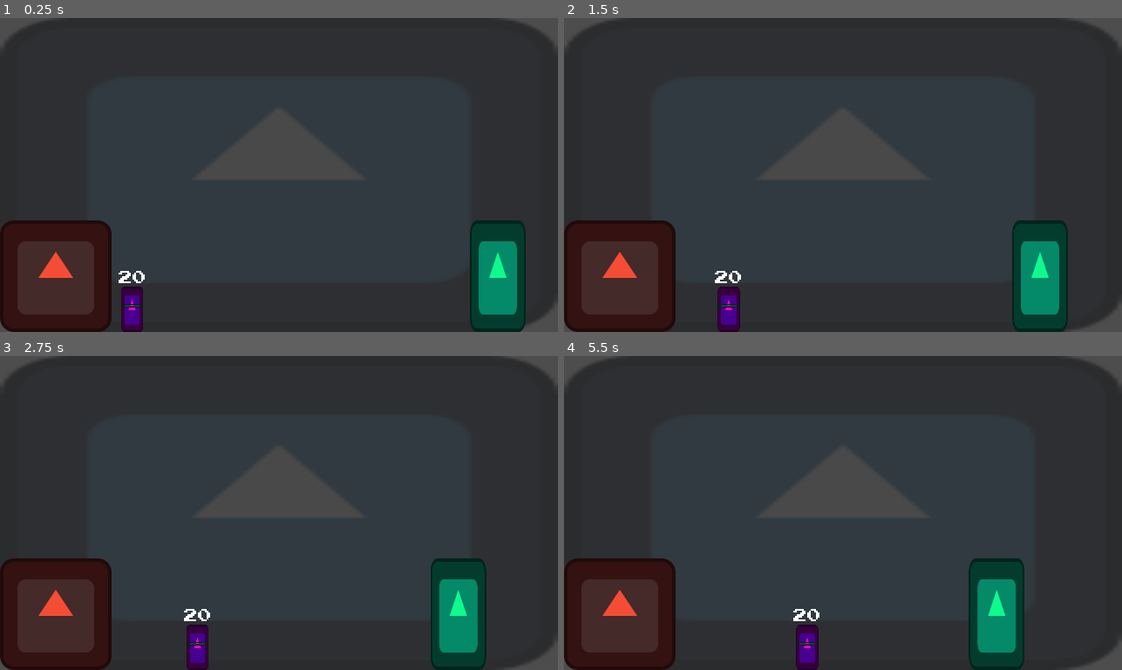
Above: before the commit, frames 1-4 (two rows, left to right).
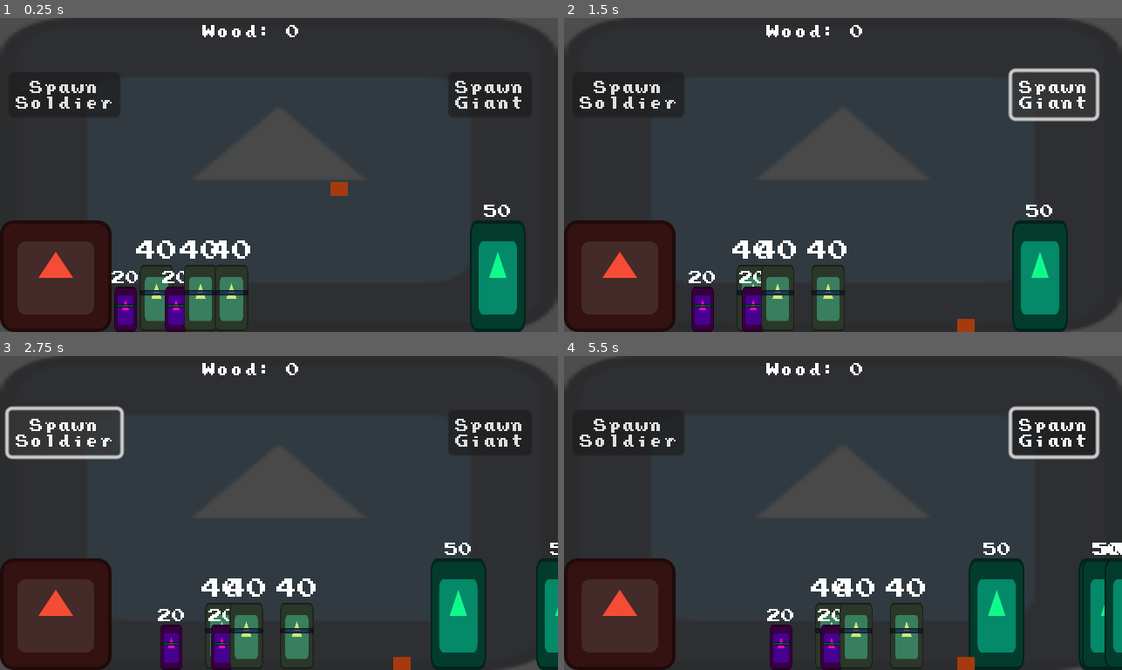
Above: after the commit, the same moments.

Repository: pjz987/Hephaestus
Game: Godot game, scene res://battle.tscn
Same seed, same stepped clock (60 frames per second), same inputs: the game is played once before the commit and once after it. The engine's default icon, where the game draws it, is replaced by a stand-in: a white triangle on a blue panel in a dark square.
Inputs (mouse positions are in pixels of both pictures, inside the frame that each line leads up to):
- Up to frame 1 (0.25 s): no input
- Up to frame 2 (1.5 s): click (630, 93) at 0.5 s, where only the run after the commit has a clickable "Spawn Soldier"; click (1055, 93) at 1.25 s, where only the run after the commit has a clickable "Spawn Giant"
- Up to frame 3 (2.75 s): click (66, 431) at 2 s, where only the run after the commit has a clickable "Spawn Soldier"
- Up to frame 4 (5.5 s): click (1055, 431) at 2.75 s, where only the run after the commit has a clickable "Spawn Giant"; click (630, 431) at 3.5 s, where only the run after the commit has a clickable "Spawn Soldier"; click (1055, 431) at 4.25 s, where only the run after the commit has a clickable "Spawn Giant"; move the mouse to (965, 497) at 5.02 s

The runs differ from the first frame. In frame 1, 4.9% of the frame differs, in the area x 2-94%, y 2-100%; in frame 2, 5.9%; in frame 3, 7.5%; in frame 4, 8.8%, in the area x 2-100%, y 2-100%.
Error after the commit: Invalid access to property or key 'attack' on a base object of type 'RigidBody2D (wood.gd)'. (res://giant.gd:73)

Commit message:
stuff

Diff:
--- /dev/null
+++ b/GameManager.gd
@@ -0,0 +1,22 @@
+extends Node
+
+
+var resources = {
+	'wood': 0,
+	'iron': 0,
+	'stone': 0
+}
+
+#enum RESOURCE {WOOD, IRON, STONE}
+
+signal resource_change
+
+
+
+func resource_spend(resource_name):
+	resources[resource_name] -= 1
+	resource_change.emit()
+
+func resource_pickup(resource_name):
+	resources[resource_name] += 1
+	resource_change.emit()
--- /dev/null
+++ b/battle.gd
@@ -0,0 +1,33 @@
+extends Node2D
+
+@onready var SOLDIER_SCENE = load('res://soldier.tscn')
+@onready var GIANT_SCENE = load('res://giant.tscn')
+
+@onready var soldier_spawn_point = $SoldierSpawnPoint
+@onready var giant_spawn_point = $GiantSpawnPoint
+@onready var resources_label = $UI/ResourcesLabel
+
+func _ready():
+	GameManager.resource_change.connect(_on_resource_changed)
+
+func _on_spawn_soldier_button_button_down():
+	if GameManager.resources.wood >= 1:
+		GameManager.resource_spend('wood')
+		var soldier = SOLDIER_SCENE.instantiate()
+		add_child(soldier)
+		soldier.global_position = soldier_spawn_point.position
+	#else:
+		#print('nah nah nah')
+
+
+func _on_spawn_giant_button_button_down():
+	var giant = GIANT_SCENE.instantiate()
+	add_child(giant)
+	giant.global_position = giant_spawn_point.position
+
+func _on_resource_changed():
+	update_resources()
+
+func update_resources():
+	var wood_count = GameManager.resources['wood']
+	resources_label.text = 'Wood: ' + str(wood_count)
--- a/battle.tscn
+++ b/battle.tscn
@@ -1,18 +1,27 @@
-[gd_scene load_steps=4 format=3 uid="uid://cy73dc8nf5c4w"]
+[gd_scene load_steps=8 format=3 uid="uid://cy73dc8nf5c4w"]
 
 [ext_resource type="Texture2D" uid="uid://jejcgnuvw6d4" path="res://icon.svg" id="1_1u7h3"]
+[ext_resource type="Script" path="res://battle.gd" id="1_i40am"]
 [ext_resource type="PackedScene" uid="uid://cv6bexvroye4v" path="res://giant.tscn" id="2_v0u1n"]
 [ext_resource type="PackedScene" uid="uid://cf5uo5iltjxbx" path="res://soldier.tscn" id="3_lpfun"]
+[ext_resource type="PackedScene" uid="uid://c3xctb61ngcat" path="res://ui.tscn" id="4_ode7y"]
+[ext_resource type="PackedScene" uid="uid://bj3fwj0k6asmk" path="res://wood.tscn" id="6_kyfsu"]
+
+[sub_resource type="RectangleShape2D" id="RectangleShape2D_w2hoq"]
+size = Vector2(320.5, 34)
 
 [node name="Battle" type="Node2D"]
+script = ExtResource("1_i40am")
 
 [node name="Background" type="Sprite2D" parent="."]
 modulate = Color(0.270588, 0.270588, 0.270588, 0.490196)
+z_index = -1
 scale = Vector2(2.5, 1.40625)
 texture = ExtResource("1_1u7h3")
 centered = false
 
 [node name="Forge" type="Node2D" parent="."]
+z_index = 1
 
 [node name="Icon" type="Sprite2D" parent="Forge"]
 modulate = Color(0.960784, 0.298039, 0.211765, 1)
@@ -26,3 +35,40 @@
 
 [node name="Soldier" parent="." instance=ExtResource("3_lpfun")]
 position = Vector2(72, 180)
+
+[node name="Soldier2" parent="." instance=ExtResource("3_lpfun")]
+position = Vector2(86, 180)
+
+[node name="Soldier3" parent="." instance=ExtResource("3_lpfun")]
+position = Vector2(101, 180)
+
+[node name="Soldier4" parent="." instance=ExtResource("3_lpfun")]
+position = Vector2(115, 180)
+
+[node name="Soldier5" parent="." instance=ExtResource("3_lpfun")]
+position = Vector2(129, 180)
+
+[node name="UI" parent="." instance=ExtResource("4_ode7y")]
+
+[node name="SoldierSpawnPoint" type="Node2D" parent="."]
+position = Vector2(44, 180)
+
+[node name="GiantSpawnPoint" type="Node2D" parent="."]
+position = Vector2(338, 180)
+
+[node name="Floor" type="StaticBody2D" parent="."]
+position = Vector2(0, 180)
+collision_layer = 8
+collision_mask = 0
+
+[node name="CollisionShape2D" type="CollisionShape2D" parent="Floor"]
+position = Vector2(160.75, 17)
+shape = SubResource("RectangleShape2D_w2hoq")
+
+[node name="Wood" parent="." instance=ExtResource("6_kyfsu")]
+position = Vector2(164, 86)
+
+[connection signal="button_down" from="UI/SpawnSoldierButton" to="." method="_on_spawn_soldier_button_button_down"]
+[connection signal="button_down" from="UI/SpawnGiantButton" to="." method="_on_spawn_giant_button_button_down"]
+
+[editable path="UI"]
--- a/giant.gd
+++ b/giant.gd
@@ -17,10 +17,15 @@
 
 @onready var ray_cast_2d = $RayCast2D
 @onready var animation_player = $AnimationPlayer
+@onready var label = $Label
+@onready var resource_spawn_point = $ResourceSpawnPoint
 
+@onready var WOOD_SCENE = load('res://wood.tscn')
 
 
 func _ready():
+	health = max_health
+	label.text = str(health)
 	if randf() >= 0.5:
 		start_resting()
 	else:
@@ -60,3 +65,20 @@
 	state = STATE.MOVE
 	await get_tree().create_timer(move_period_base).timeout
 	start_resting()
+
+
+
+func _on_hurtbox_area_entered(area):
+	# TODO this attacked the wood, not the soldiers and crashed
+	health -= area.get_parent().attack
+	if health <= 0:
+		die()
+	label.text = str(health)
+
+func die():
+	var wood_count = randi_range(3, 5)
+	for _i in range(wood_count):
+		var wood = WOOD_SCENE.instantiate()
+		get_tree().current_scene.add_child(wood)
+		wood.global_position = resource_spawn_point.global_position
+	queue_free()
--- a/giant.tscn
+++ b/giant.tscn
@@ -1,13 +1,29 @@
-[gd_scene load_steps=8 format=3 uid="uid://cv6bexvroye4v"]
+[gd_scene load_steps=10 format=3 uid="uid://cv6bexvroye4v"]
 
 [ext_resource type="Script" path="res://giant.gd" id="1_4qho0"]
 [ext_resource type="Texture2D" uid="uid://jejcgnuvw6d4" path="res://icon.svg" id="1_8vswq"]
+[ext_resource type="Theme" uid="uid://cjf071kagw7u2" path="res://theme.tres" id="3_6gmam"]
 
 [sub_resource type="RectangleShape2D" id="RectangleShape2D_y037u"]
 size = Vector2(12, 12)
 
 [sub_resource type="RectangleShape2D" id="RectangleShape2D_rxo4t"]
 size = Vector2(32, 64)
+
+[sub_resource type="Animation" id="Animation_ayo80"]
+length = 0.001
+tracks/0/type = "value"
+tracks/0/imported = false
+tracks/0/enabled = true
+tracks/0/path = NodePath("Weapon:position")
+tracks/0/interp = 1
+tracks/0/loop_wrap = true
+tracks/0/keys = {
+"times": PackedFloat32Array(0),
+"transitions": PackedFloat32Array(1),
+"update": 0,
+"values": [Vector2(-9, -55)]
+}
 
 [sub_resource type="Animation" id="Animation_hywkq"]
 resource_name = "attack"
@@ -26,26 +42,14 @@
 "values": [Vector2(-9, -55), Vector2(-22, -55), Vector2(-22, -6), Vector2(-5, -7)]
 }
 
-[sub_resource type="Animation" id="Animation_ayo80"]
-length = 0.001
-tracks/0/type = "value"
-tracks/0/imported = false
-tracks/0/enabled = true
-tracks/0/path = NodePath("Weapon:position")
-tracks/0/interp = 1
-tracks/0/loop_wrap = true
-tracks/0/keys = {
-"times": PackedFloat32Array(0),
-"transitions": PackedFloat32Array(1),
-"update": 0,
-"values": [Vector2(-9, -55)]
-}
-
 [sub_resource type="AnimationLibrary" id="AnimationLibrary_0t73t"]
 _data = {
 "RESET": SubResource("Animation_ayo80"),
 "attack": SubResource("Animation_hywkq")
 }
+
+[sub_resource type="RectangleShape2D" id="RectangleShape2D_654nm"]
+size = Vector2(32, 64)
 
 [node name="Giant" type="CharacterBody2D"]
 collision_layer = 2
@@ -81,3 +85,25 @@
 libraries = {
 "": SubResource("AnimationLibrary_0t73t")
 }
+
+[node name="Hurtbox" type="Area2D" parent="."]
+collision_layer = 2
+
+[node name="CollisionShape2D" type="CollisionShape2D" parent="Hurtbox"]
+position = Vector2(0, -32)
+shape = SubResource("RectangleShape2D_654nm")
+
+[node name="Label" type="Label" parent="."]
+texture_filter = 1
+offset_left = -8.0
+offset_top = -73.0
+offset_right = 8.0
+offset_bottom = -65.0
+theme = ExtResource("3_6gmam")
+text = "40
+"
+
+[node name="ResourceSpawnPoint" type="Node2D" parent="."]
+position = Vector2(0, -41)
+
+[connection signal="area_entered" from="Hurtbox" to="." method="_on_hurtbox_area_entered"]
--- a/project.godot
+++ b/project.godot
@@ -15,6 +15,10 @@
 config/features=PackedStringArray("4.2", "Forward Plus")
 config/icon="res://icon.svg"
 
+[autoload]
+
+GameManager="*res://GameManager.gd"
+
 [display]
 
 window/size/viewport_width=320
@@ -27,3 +31,5 @@
 
 2d_physics/layer_1="soldiers"
 2d_physics/layer_2="giants"
+2d_physics/layer_3="resource"
+2d_physics/layer_4="floor"
--- a/soldier.gd
+++ b/soldier.gd
@@ -1,3 +1,4 @@
+class_name Soldier
 extends CharacterBody2D
 
 @export var movement_speed = 15
@@ -12,14 +13,23 @@
 @export var max_health = 20
 @export var health: int
 
-@export var attack = 10
+@export var attack = 2
+var is_hero: bool
 
+@onready var sprite_2d = $Sprite2D
 @onready var label = $Label
 @onready var ray_cast_2d = $RayCast2D
 @onready var animation_player = $AnimationPlayer
 
 func _ready():
+	is_hero = randf() > 0.8
 	health = max_health
+	if is_hero:
+		health *= 2
+		attack *= 2
+		sprite_2d.modulate = Color(0.8, 0.9, 0.5, 1.0)
+		scale *= 1.5
+
 	label.text = str(health)
 	if randf() >= 0.5:
 		start_resting()
--- a/soldier.tscn
+++ b/soldier.tscn
@@ -1,8 +1,8 @@
-[gd_scene load_steps=8 format=3 uid="uid://cf5uo5iltjxbx"]
+[gd_scene load_steps=10 format=3 uid="uid://cf5uo5iltjxbx"]
 
 [ext_resource type="Script" path="res://soldier.gd" id="1_co4ma"]
 [ext_resource type="Texture2D" uid="uid://jejcgnuvw6d4" path="res://icon.svg" id="1_w104w"]
-[ext_resource type="FontFile" uid="uid://batyxbiub3ddj" path="res://prstart.ttf" id="3_o0uyj"]
+[ext_resource type="Theme" uid="uid://cjf071kagw7u2" path="res://theme.tres" id="3_578tl"]
 
 [sub_resource type="RectangleShape2D" id="RectangleShape2D_fc6hm"]
 size = Vector2(12, 25)
@@ -10,12 +10,45 @@
 [sub_resource type="RectangleShape2D" id="RectangleShape2D_t0s6b"]
 size = Vector2(10, 24)
 
-[sub_resource type="Theme" id="Theme_2hwnq"]
-default_font = ExtResource("3_o0uyj")
-default_font_size = 8
-
 [sub_resource type="RectangleShape2D" id="RectangleShape2D_usa7s"]
 size = Vector2(12, 2)
+
+[sub_resource type="Animation" id="Animation_numkq"]
+length = 0.001
+tracks/0/type = "value"
+tracks/0/imported = false
+tracks/0/enabled = true
+tracks/0/path = NodePath("Weapon:position")
+tracks/0/interp = 1
+tracks/0/loop_wrap = true
+tracks/0/keys = {
+"times": PackedFloat32Array(0),
+"transitions": PackedFloat32Array(1),
+"update": 0,
+"values": [Vector2(0, -15)]
+}
+
+[sub_resource type="Animation" id="Animation_bd1v3"]
+resource_name = "attack"
+loop_mode = 1
+tracks/0/type = "value"
+tracks/0/imported = false
+tracks/0/enabled = true
+tracks/0/path = NodePath("Weapon:position")
+tracks/0/interp = 1
+tracks/0/loop_wrap = true
+tracks/0/keys = {
+"times": PackedFloat32Array(0, 0.3, 1),
+"transitions": PackedFloat32Array(1, 1, 1),
+"update": 0,
+"values": [Vector2(0, -15), Vector2(12, -15), Vector2(0, -15)]
+}
+
+[sub_resource type="AnimationLibrary" id="AnimationLibrary_imfsu"]
+_data = {
+"RESET": SubResource("Animation_numkq"),
+"attack": SubResource("Animation_bd1v3")
+}
 
 [node name="Soldier" type="CharacterBody2D"]
 collision_mask = 2
@@ -44,12 +77,13 @@
 offset_top = -35.0
 offset_right = 8.0
 offset_bottom = -27.0
-theme = SubResource("Theme_2hwnq")
+theme = ExtResource("3_578tl")
 text = "20
 "
 
 [node name="Weapon" type="Area2D" parent="."]
 position = Vector2(0, -15)
+collision_mask = 2
 
 [node name="Sprite2D" type="Sprite2D" parent="Weapon"]
 modulate = Color(0.4, 0.4, 0.4, 1)
@@ -62,7 +96,11 @@
 [node name="RayCast2D" type="RayCast2D" parent="."]
 position = Vector2(5, -3)
 target_position = Vector2(5, 2.08165e-12)
+collision_mask = 2
 
 [node name="AnimationPlayer" type="AnimationPlayer" parent="."]
+libraries = {
+"": SubResource("AnimationLibrary_imfsu")
+}
 
 [connection signal="area_entered" from="Hurtbox" to="." method="_on_hurtbox_area_entered"]
--- /dev/null
+++ b/theme.tres
@@ -0,0 +1,7 @@
+[gd_resource type="Theme" load_steps=2 format=3 uid="uid://cjf071kagw7u2"]
+
+[ext_resource type="FontFile" uid="uid://batyxbiub3ddj" path="res://prstart.ttf" id="1_gy0vp"]
+
+[resource]
+default_font = ExtResource("1_gy0vp")
+default_font_size = 8
--- /dev/null
+++ b/ui.tscn
@@ -0,0 +1,48 @@
+[gd_scene load_steps=4 format=3 uid="uid://c3xctb61ngcat"]
+
+[ext_resource type="Theme" uid="uid://cjf071kagw7u2" path="res://theme.tres" id="1_wacgf"]
+[ext_resource type="FontFile" uid="uid://batyxbiub3ddj" path="res://prstart.ttf" id="2_2ak3c"]
+
+[sub_resource type="FontVariation" id="FontVariation_brvwi"]
+base_font = ExtResource("2_2ak3c")
+spacing_top = 1
+
+[node name="UI" type="Control"]
+texture_filter = 1
+layout_mode = 3
+anchors_preset = 15
+anchor_right = 1.0
+anchor_bottom = 1.0
+grow_horizontal = 2
+grow_vertical = 2
+theme = ExtResource("1_wacgf")
+
+[node name="SpawnSoldierButton" type="Button" parent="."]
+layout_mode = 0
+offset_left = 5.0
+offset_top = 31.0
+offset_right = 69.0
+offset_bottom = 55.0
+theme = ExtResource("1_wacgf")
+theme_override_fonts/font = SubResource("FontVariation_brvwi")
+text = "Spawn
+Soldier"
+
+[node name="SpawnGiantButton" type="Button" parent="."]
+layout_mode = 0
+offset_left = 257.0
+offset_top = 31.0
+offset_right = 305.0
+offset_bottom = 57.0
+theme = ExtResource("1_wacgf")
+theme_override_fonts/font = SubResource("FontVariation_brvwi")
+text = "Spawn
+Giant"
+
+[node name="ResourcesLabel" type="Label" parent="."]
+layout_mode = 0
+offset_left = 116.0
+offset_top = 4.0
+offset_right = 148.0
+offset_bottom = 12.0
+text = "Wood: 0"
--- /dev/null
+++ b/wood.gd
@@ -0,0 +1,15 @@
+extends RigidBody2D
+
+@export var min_impulse_speed: int
+@export var max_impulse_speed: int
+
+func _ready():
+	var rotational_offset = randf_range(-PI * 0.5, PI * 0.5)
+	var impulse_direction = Vector2.UP.rotated(rotational_offset)
+	apply_impulse(impulse_direction * min_impulse_speed)
+
+
+func _on_mouse_pickup_area_mouse_entered():
+	#GameManager.resource_pickup(GameManager.RESOURCE.WOOD)
+	GameManager.resource_pickup('wood')
+	queue_free()
--- /dev/null
+++ b/wood.gdshader
@@ -0,0 +1,16 @@
+shader_type canvas_item;
+
+uniform vec4 color : source_color = vec4(1.0);
+
+void vertex() {
+
+}
+
+void fragment() {
+	COLOR = color;
+}
+
+//void light() {
+	// Called for every pixel for every light affecting the CanvasItem.
+	// Uncomment to replace the default light processing function with this one.
+//}
--- /dev/null
+++ b/wood.tscn
@@ -0,0 +1,38 @@
+[gd_scene load_steps=7 format=3 uid="uid://bj3fwj0k6asmk"]
+
+[ext_resource type="Texture2D" uid="uid://jejcgnuvw6d4" path="res://icon.svg" id="1_3htp1"]
+[ext_resource type="Shader" path="res://wood.gdshader" id="1_ll7a6"]
+[ext_resource type="Script" path="res://wood.gd" id="1_v0bov"]
+
+[sub_resource type="ShaderMaterial" id="ShaderMaterial_rn42y"]
+shader = ExtResource("1_ll7a6")
+shader_parameter/color = Color(0.65098, 0.227451, 0.0588235, 1)
+
+[sub_resource type="RectangleShape2D" id="RectangleShape2D_84vhc"]
+size = Vector2(10, 8)
+
+[sub_resource type="CircleShape2D" id="CircleShape2D_mh1y4"]
+radius = 13.0
+
+[node name="Wood" type="RigidBody2D"]
+collision_layer = 4
+collision_mask = 8
+script = ExtResource("1_v0bov")
+min_impulse_speed = 150
+max_impulse_speed = 10
+
+[node name="Sprite2D" type="Sprite2D" parent="."]
+modulate = Color(1, 0.576471, 0.0901961, 1)
+material = SubResource("ShaderMaterial_rn42y")
+scale = Vector2(0.078125, 0.0625)
+texture = ExtResource("1_3htp1")
+
+[node name="CollisionShape2D" type="CollisionShape2D" parent="."]
+shape = SubResource("RectangleShape2D_84vhc")
+
+[node name="MousePickupArea" type="Area2D" parent="."]
+
+[node name="CollisionShape2D" type="CollisionShape2D" parent="MousePickupArea"]
+shape = SubResource("CircleShape2D_mh1y4")
+
+[connection signal="mouse_entered" from="MousePickupArea" to="." method="_on_mouse_pickup_area_mouse_entered"]
